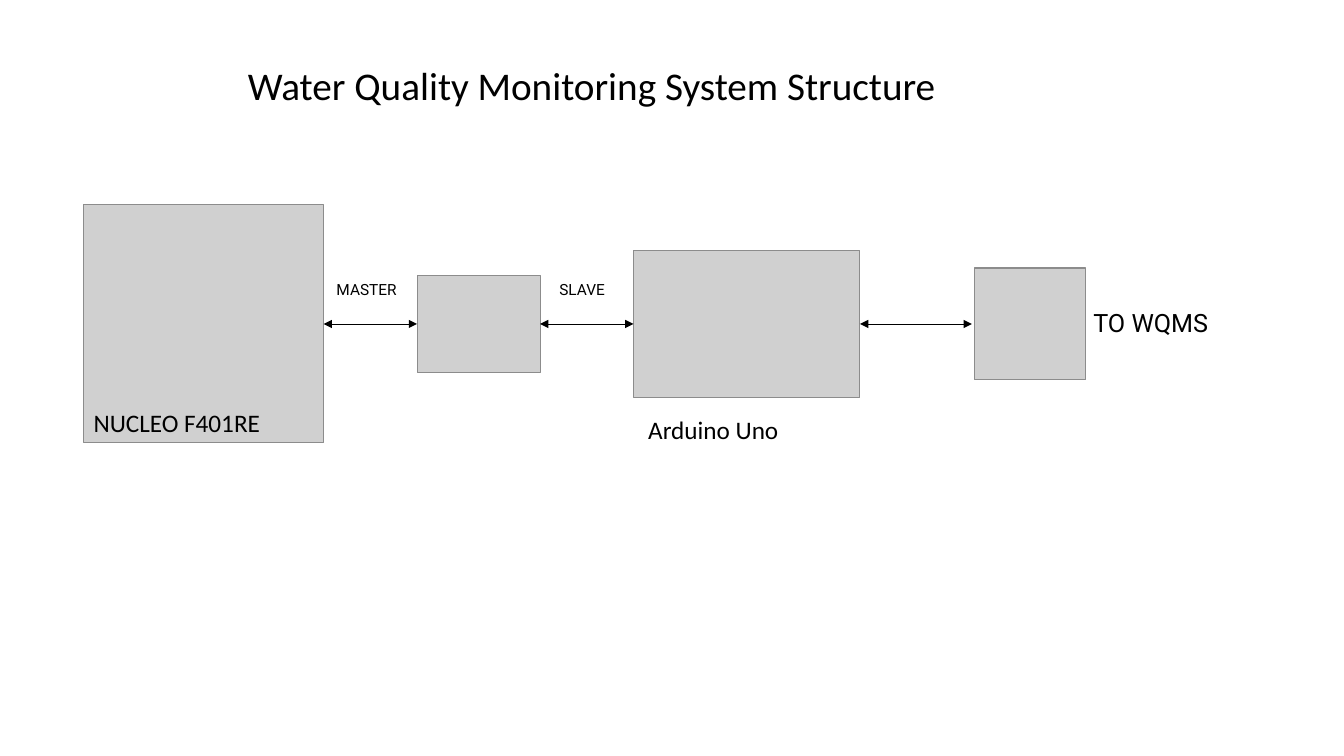
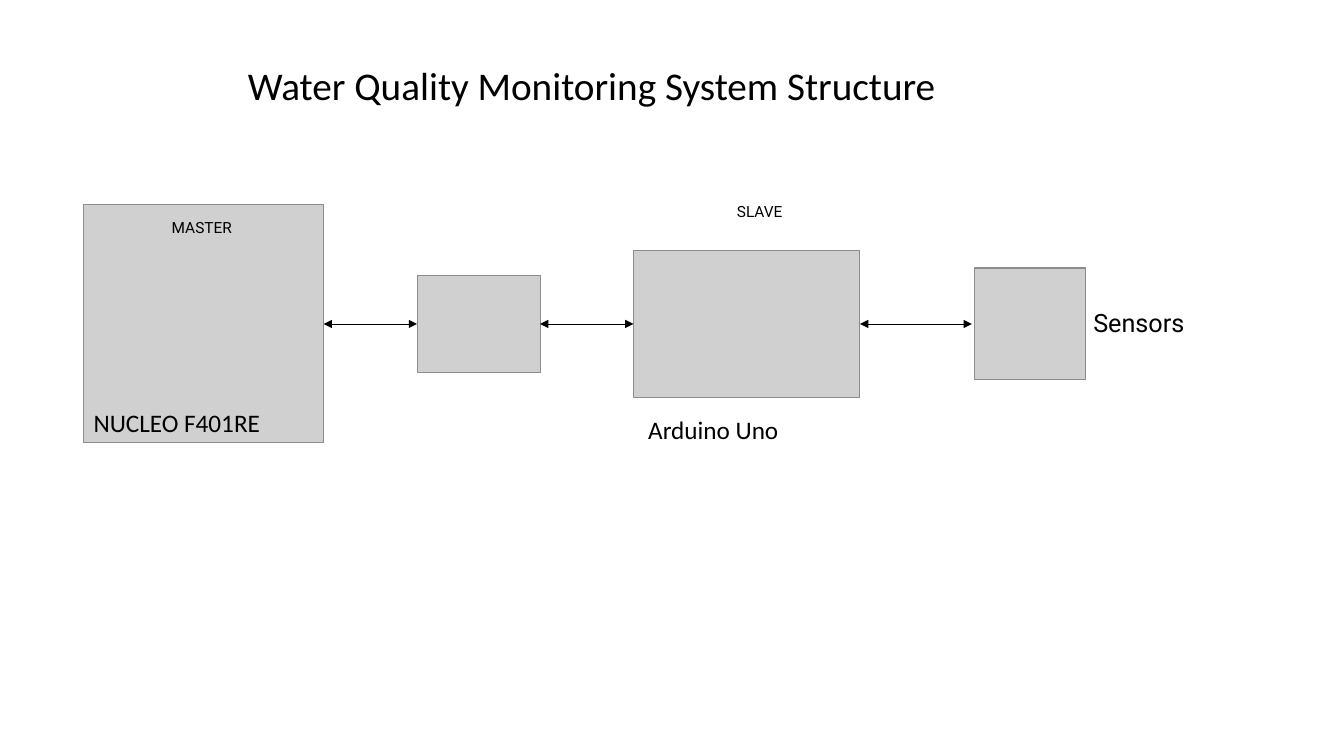
Before and after one commit to rishiraj09/iot_water_monitoring_sys, a slide deck: slide 10 of 2nd_delivery_slide.pptx (slide 9 before the commit). Drawn at 1344x756 pixels with LibreOffice and Linux fonts; fonts in the diff are those of the drawing; grey boxes stand for pictures. Boxes give left, top, right and bottom in pixels: in the first picture for what was removed or moved away, otherwise in the second. Text is boxed around its words. In the diff, an @@ line names an element or a change of style, - is before the commit and + after.

```diff
--- a/2nd_delivery_slide.pptx
+++ b/2nd_delivery_slide.pptx
@@ text "SLAVE": place and size @@
-text "SLAVE" at (559,284,605,295)
+text "SLAVE" at (737,206,783,217)
@@ text "MASTER": place and size @@
-text "MASTER" at (336,284,396,295)
+text "MASTER" at (172,222,232,233)
@@ text at (1093,314,1184,333): text changed @@
-TO WQMS
+Sensors
```
Also in this commit, not shown: 3 other slides changed, 1 slide added.
